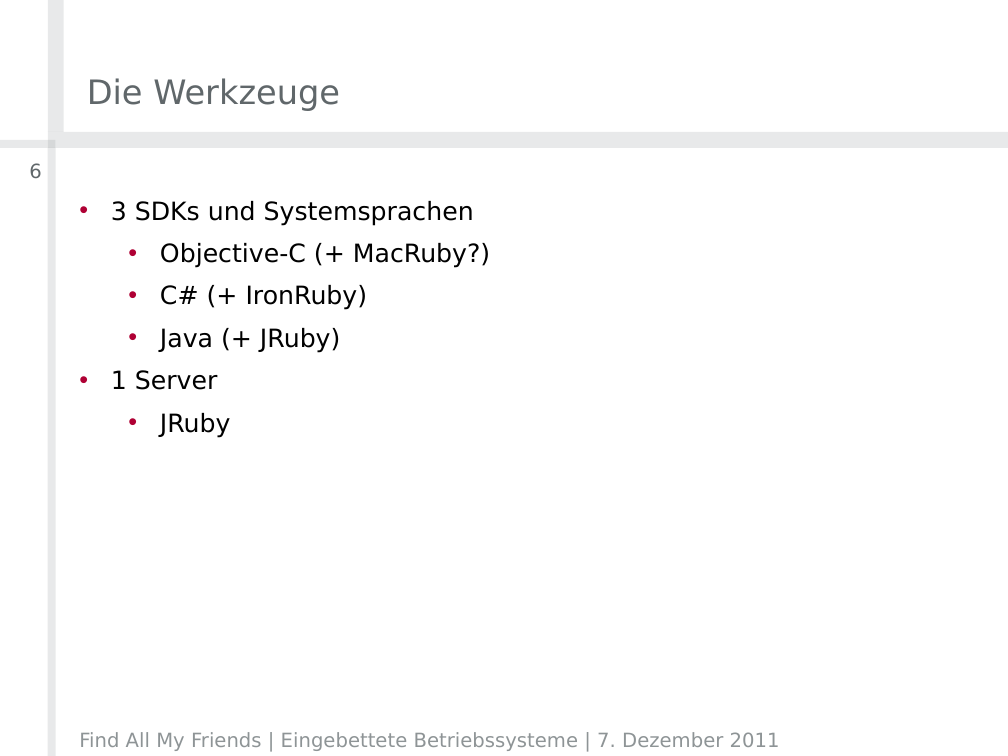
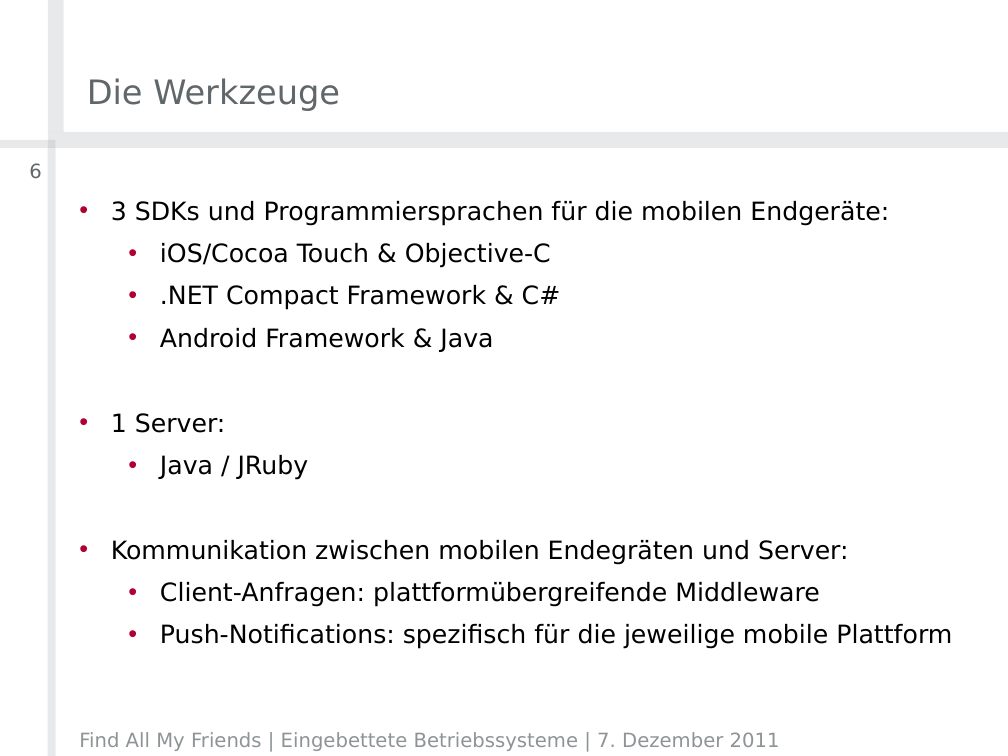
Before and after one commit to timfel/meet4xmas, a slide deck: slide 6 of presentations/2011-12-07_Projektvorstellung.pptx. Drawn at 1008x756 pixels with LibreOffice and Linux fonts; fonts in the diff are those of the drawing; background and template pictures are left out. Boxes give left, top, right and bottom in pixels: in the first picture for what was removed or moved away, otherwise in the second. Text is boxed around its words. In the diff, an @@ line names an element or a change of style, - is before the commit and + after.

```diff
--- a/presentations/2011-12-07_Projektvorstellung.pptx
+++ b/presentations/2011-12-07_Projektvorstellung.pptx
@@ text at (111,201,952,649): text changed @@
-• 3 SDKs und Systemsprachen
-  • Objective-C (+ MacRuby?)
-  • C# (+ IronRuby)
-  • Java (+ JRuby)
-• 1 Server
-  • JRuby
+• 3 SDKs und Programmiersprachen für die mobilen Endgeräte:
+  • iOS/Cocoa Touch & Objective-C
+  • .NET Compact Framework & C#
+  • Android Framework & Java
+• 1 Server:
+  • Java / JRuby
+• Kommunikation zwischen mobilen Endegräten und Server:
+  • Client-Anfragen: plattformübergreifende Middleware
+  • Push-Notifications: spezifisch für die jeweilige mobile Plattform
```
Also in this commit, not shown: 14 other slides changed, 3 slides added, 2 other files.
